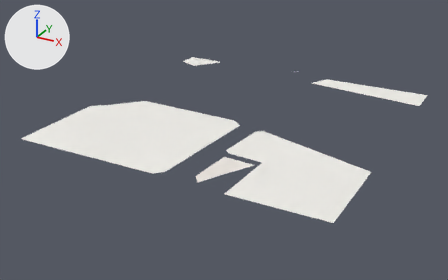
Two versions of the glTF model white-model-six-districts/chunks/137_111_mid.glb, one commit apart.
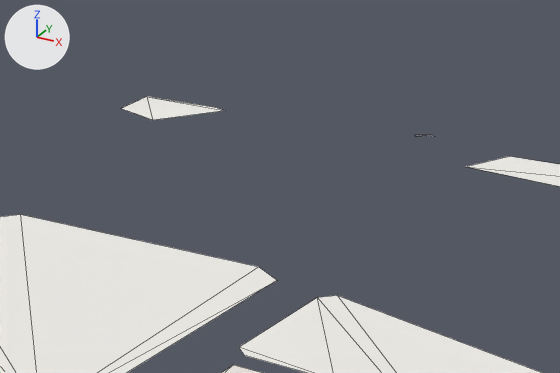
Old and new are each drawn whole from a camera (50 mm lens) standing at (9190.0, -5611.0, 383.0) and looking at (8732.0, -4778.0, -33.0) and again close up on the part from 31% to 77% of the width and 8% to 57% of the height. Lighting does not change. The marker at upper left points along +X, +Y and +Z. The first two pictures are the older version. The close-ups show mesh edges as thin lines. Vertices at exactly the same position are counted once.
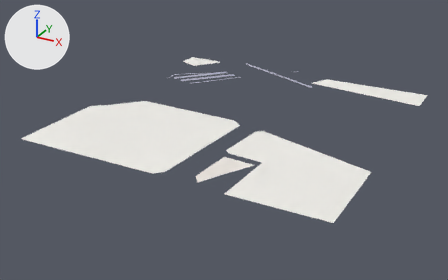
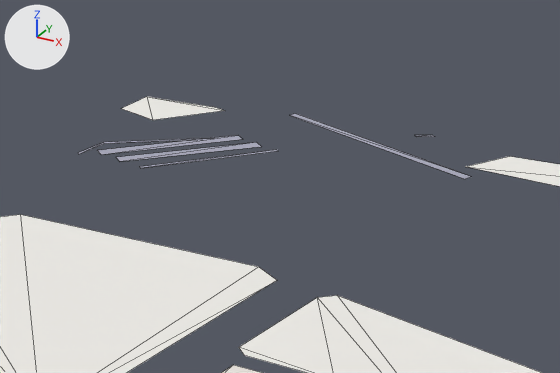
Location of each change, [x1, y1, x2, y2] in pixels of the close-ups (560 x 373 px):
part 1 of me_mesh_0, added: after [78, 135, 278, 168]
part 2 of me_mesh_0, added: after [290, 113, 471, 179]

Diff of the bpy script that builds the scene:
```diff
--- a/white-model-six-districts/chunks/137_111_mid.glb.py
+++ b/white-model-six-districts/chunks/137_111_mid.glb.py
@@ me_mesh_0 @@
 # used by ob_mesh_0; location = (0.0, 0.0, 0.0)
 # verts and faces of me_mesh_0; kept vertices keep their numbers, new ones are numbered from 34
-me_mesh_0.from_pydata(...)  # 34 vertices, 22 faces; spans x 8500.0..9000.0, y -5000.0..-4496.0, z 2.0..12.0
+me_mesh_0.from_pydata(...)  # 58 vertices, 34 faces; spans x 8500.0..9000.0, y -5000.0..-4496.0, z 2.0..13.0
+# me_mesh_0 part 1
+# 20 vertices are added at x 8532.0..8667.0, y -4673.0..-4570.0, z 6.0..13.0
+# 10 new faces join them
+# me_mesh_0 part 2
+verts[42] = (8801.0, -4558.0, 5.0)  # pixel (471, 176)
+verts[43] = (8636.0, -4504.0, 13.0)  # pixel (295, 113)
+verts[44] = (8634.0, -4511.0, 13.0)  # pixel (289, 115)
+verts[45] = (8799.0, -4564.0, 5.0)  # pixel (465, 179)
+faces += [(42, 43, 44), (42, 44, 45)]
 me_mesh_0.materials.append(mat_material_0)
```
